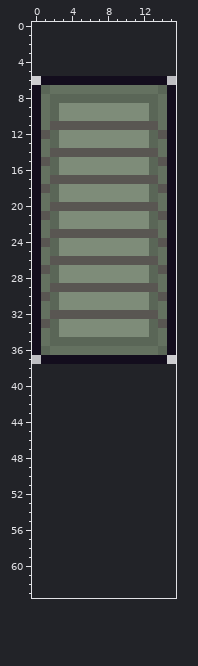
Two versions of one pixel-art sprite, Entities/Characters/gmites/golemitemeter.png. This is how it looked before the edit.
The file is 16x32 pixels. The old version is drawn lined up with the new one, on the new canvas.
And afterwards:
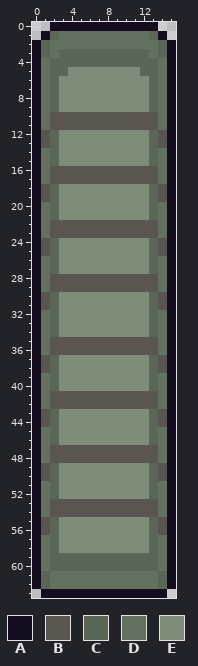
Palette (. is transparent): A #130d1d  B #595652  C #5a6657  D #647160  E #7e8c79
What changed:
canvas 16x32 -> 16x64, the old top-left corner now at 0,6
The edit adds colour A in row 0 at x 2 to 13; in row 1 at x 1 and 14; in rows 2 to 6 at x 0 and 15; in rows 37 to 62 at x 0 and 15; in row 63 at x 1 to 14.
The edit adds colour B in row 38 at x 1 and 14; in rows 41 to 42 at x 2 to 13; in rows 43 to 44 at x 1 and 14; in rows 47 to 48 at x 2 to 13; in rows 49 to 50 at x 1 and 14; in rows 53 to 54 at x 2 to 13.
The edit adds colour B in rows 55 to 56 at x 1 and 14.
Colour A gives way to colour B in row 37 at x 1 and 14.
Colour C gives way to colour B in row 10 at x 2 and 13; in row 16 at x 2 and 13; in row 22 at x 2 and 13; in row 28 at x 2 and 13; in row 35 at x 2 to 13.
Colour D gives way to colour B in row 13 at x 1 and 14; in row 19 at x 1 and 14; in row 25 at x 1 and 14; in row 31 at x 1 and 14; in row 36 at x 2 to 13.
Colour E gives way to colour B in row 10 at x 3 to 12; in row 16 at x 3 to 12; in row 22 at x 3 to 12; in row 28 at x 3 to 12.
The edit adds colour C in row 1 at x 2 and 13; in row 2 at x 1 and 14; in row 3 at x 1, 3 to 12 and 14; in row 4 at x 2 to 13; in row 5 at x 2 to 3 and 12 to 13; in rows 38 to 40 at x 2 and 13.
The edit adds colour C in rows 43 to 46 at x 2 and 13; in rows 49 to 52 at x 2 and 13; in rows 55 to 58 at x 2 and 13; in rows 59 to 60 at x 2 to 13; in rows 61 to 62 at x 1 and 14.
Colour A gives way to colour C in row 6 at x 2 and 13; in row 37 at x 2 and 13.
Colour B gives way to colour C in row 14 at x 2 and 13; in row 20 at x 2 and 13; in row 26 at x 2 and 13; in row 32 at x 2 and 13.
Colour D gives way to colour C in row 7 at x 2 and 13.
The edit adds colour D in row 1 at x 3 to 12; in row 2 at x 2 to 13; in row 3 at x 2 and 13; in rows 4 to 5 at x 1 and 14; in rows 39 to 42 at x 1 and 14; in rows 45 to 48 at x 1 and 14.
The edit adds colour D in rows 51 to 54 at x 1 and 14; in rows 57 to 60 at x 1 and 14; in rows 61 to 62 at x 2 to 13.
Colour A gives way to colour D in row 6 at x 1 and 14.
Colour B gives way to colour D in row 15 at x 1 and 14; in row 21 at x 1 and 14; in row 27 at x 1 and 14; in row 33 at x 1 and 14.
Colour C gives way to colour D in row 7 at x 1 and 14; in row 36 at x 1 and 14.
The edit adds colour E in row 5 at x 4 to 11; in rows 38 to 40 at x 3 to 12; in rows 43 to 46 at x 3 to 12; in rows 49 to 52 at x 3 to 12; in rows 55 to 58 at x 3 to 12.
Colour A gives way to colour E in row 6 at x 3 to 12; in row 37 at x 3 to 12.
Colour B gives way to colour E in row 14 at x 3 to 12; in row 20 at x 3 to 12; in row 26 at x 3 to 12; in row 32 at x 3 to 12.
Colour C gives way to colour E in row 8 at x 3 to 12.
Colour D gives way to colour E in row 7 at x 3 to 12.
Boxes around the changes in both pictures, in picture pixels (x1, y1, x2, y2):
changed: (32, 22, 176, 598)
